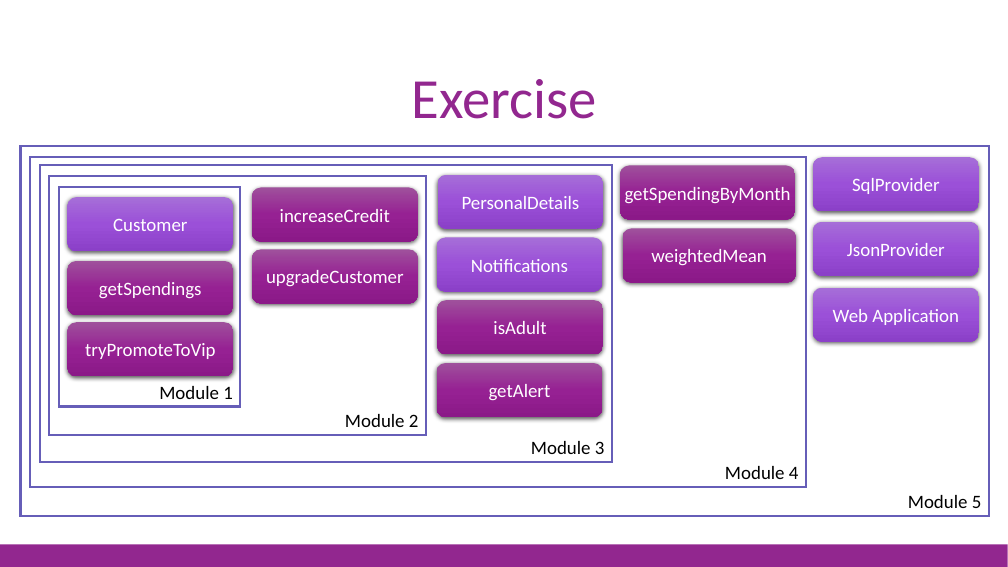
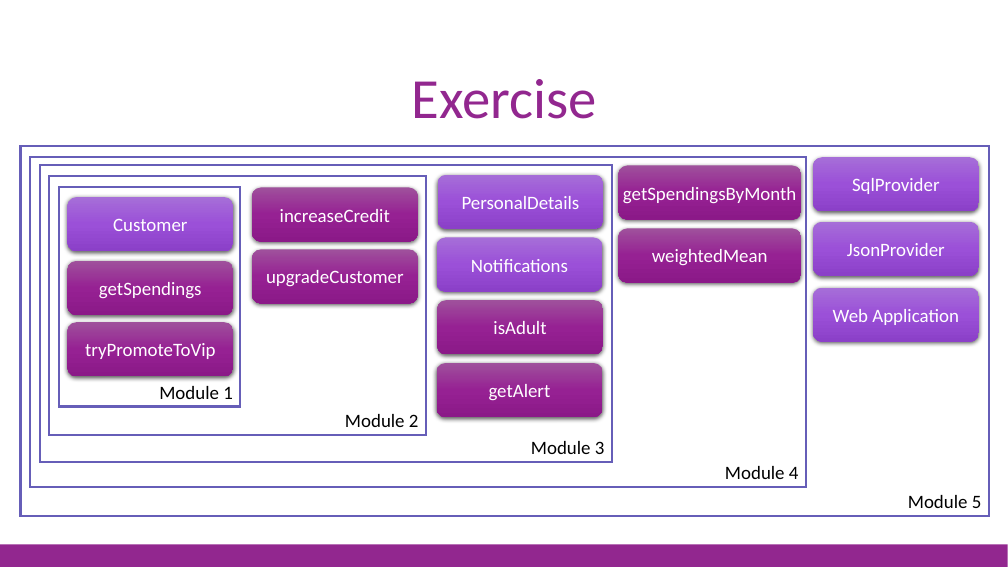
Before and after one commit to jorgef/fsharpworkshop, a slide deck: slide 10 of FSharpWorkshop_Slides.pptx. Drawn at 1008x567 pixels with LibreOffice and Linux fonts; fonts in the diff are those of the drawing. Boxes give left, top, right and bottom in pixels: in the first picture for what was removed or moved away, otherwise in the second. Text is boxed around its words. In the diff, an @@ line names an element or a change of style, - is before the commit and + after.

Commit message:
Updated presentation and exercises

```diff
--- a/FSharpWorkshop_Slides.pptx
+++ b/FSharpWorkshop_Slides.pptx
@@ rounded rectangle "getSpendingsByMonth": place and size @@
-rounded rectangle "getSpendingsByMonth" at [620,166,796,220]
+rounded rectangle "getSpendingsByMonth" at [619,166,802,220]
@@ text in rounded rectangle at [623,187,796,203]: text changed @@
-getSpendingByMonth
+getSpendingsByMonth
@@ rounded rectangle "weightedMean": place and size @@
-rounded rectangle "weightedMean" at [622,228,796,283]
+rounded rectangle "weightedMean" at [619,228,802,283]
```
Also in this commit, not shown: 14 other slides changed, 3 other files.
